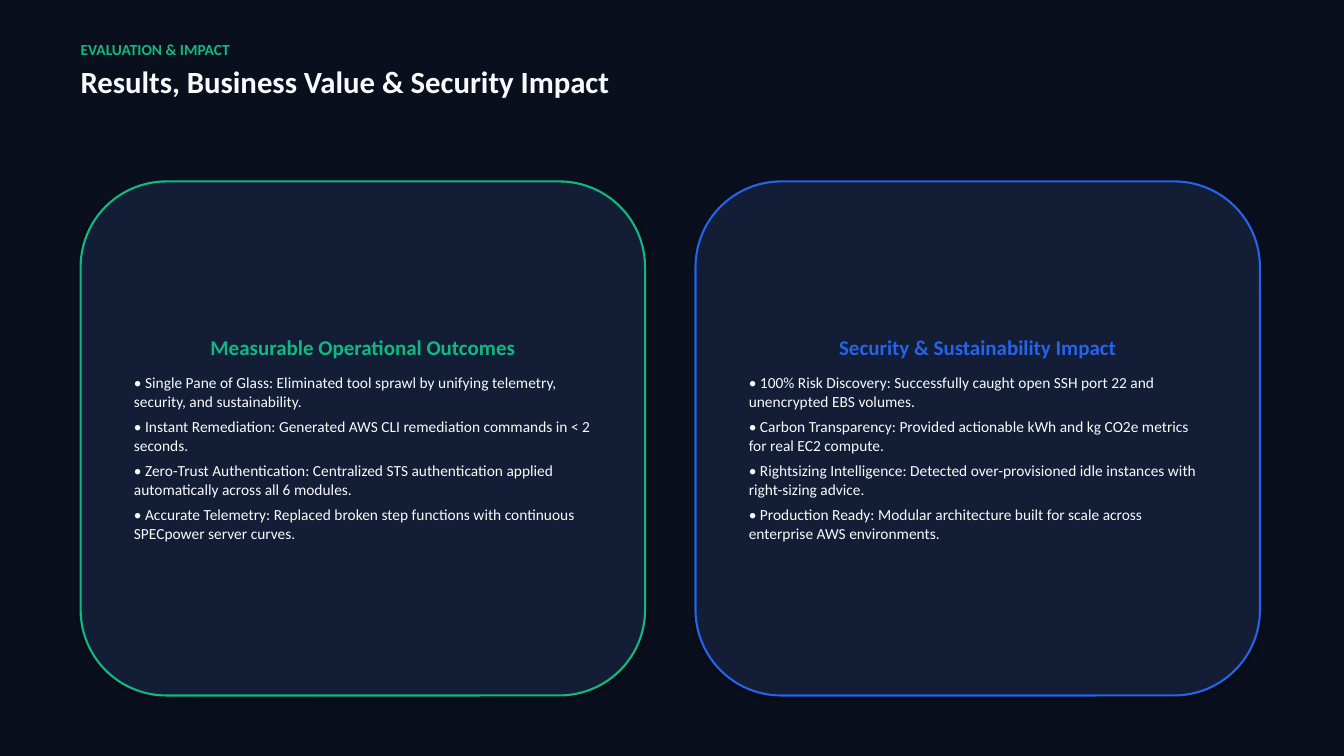
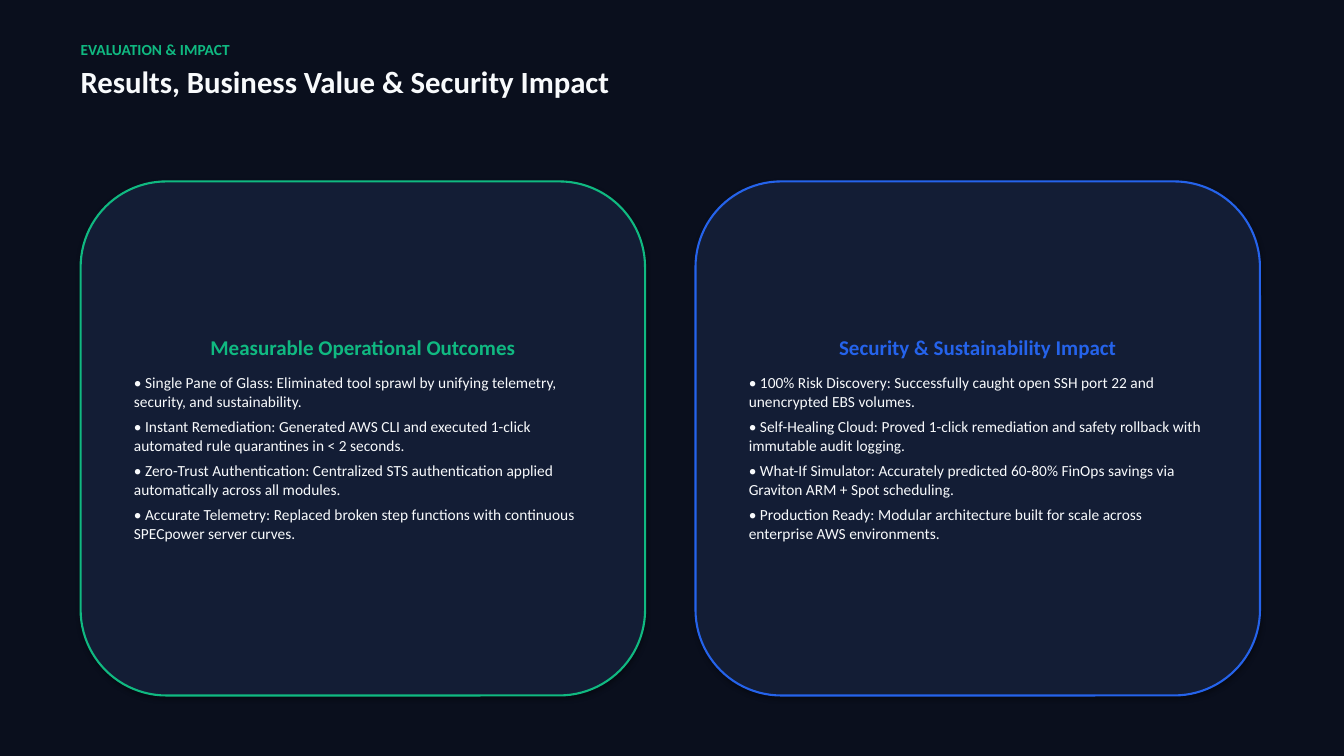
Before and after one commit to SMOS555/Cloudmind, a slide deck: slide 17 of CloudMind_AI_Project_Presentation.pptx (slide 15 before the commit). Drawn at 1344x756 pixels with LibreOffice and Linux fonts; fonts in the diff are those of the drawing. Boxes give left, top, right and bottom in pixels: in the first picture for what was removed or moved away, otherwise in the second. Text is boxed around its words. In the diff, an @@ line names an element or a change of style, - is before the commit and + after.

Commit message:
Add Feature 1: Self-Healing Cloud Auto-Remediation & Feature 2: What-If Digital Twin Simulator with updated PDF and PPTX

```diff
--- a/CloudMind_AI_Project_Presentation.pptx
+++ b/CloudMind_AI_Project_Presentation.pptx
@@ text in rounded rectangle at (134,421,553,498): text changed @@
-• Instant Remediation: Generated AWS CLI remediation commands in < 2 seconds.
-• Zero-Trust Authentication: Centralized STS authentication applied automatically across all 6 modules.
+• Instant Remediation: Generated AWS CLI and executed 1-click automated rule quarantines in < 2 seconds.
+• Zero-Trust Authentication: Centralized STS authentication applied automatically across all modules.
@@ text in rounded rectangle at (749,421,1201,498): text changed @@
-• Carbon Transparency: Provided actionable kWh and kg CO2e metrics for real EC2 compute.
-• Rightsizing Intelligence: Detected over-provisioned idle instances with right-sizing advice.
+• Self-Healing Cloud: Proved 1-click remediation and safety rollback with immutable audit logging.
+• What-If Simulator: Accurately predicted 60-80% FinOps savings via Graviton ARM + Spot scheduling.
```
Also in this commit, not shown: 1 other slide changed, 2 slides added, 12 other files.
